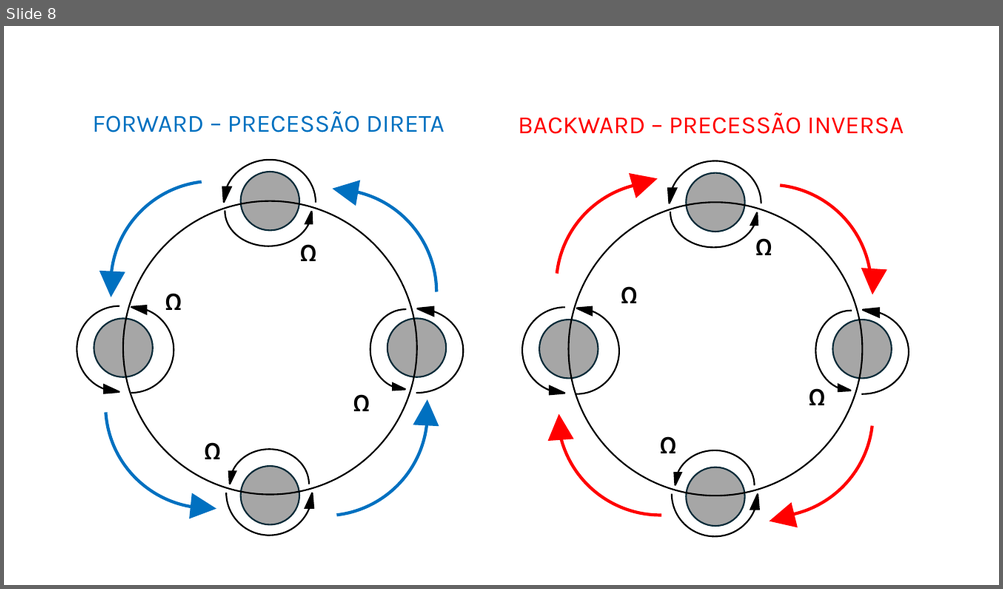
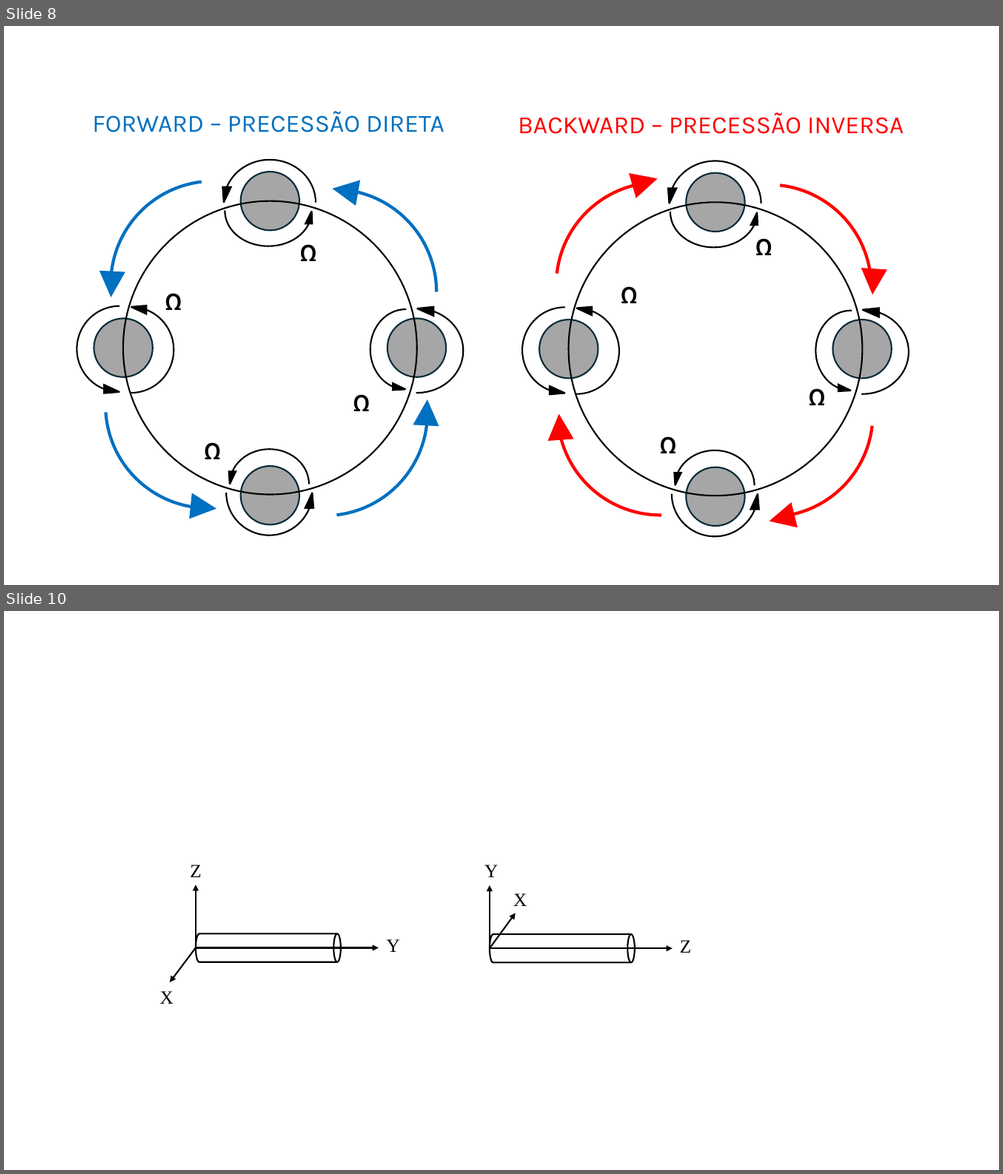
Before and after one commit to murilloabs/Master_Dissertation, a slide deck: DISSERTACAO/figuras/figures.pptx. Shown one above the other, each under a label of ours: slide 8 before the commit, slides 8 and 10 after it; the slides between them are not shown. The pictures are 1003x589 and 1003x1174 pixels, drawn with LibreOffice and Linux fonts; fonts in the diff are those of the drawing. Boxes give left, top, right and bottom in pixels: in the first picture for what was removed or moved away, otherwise in the second. Text is boxed around its words. In the diff, an @@ line names an element or a change of style, - is before the commit and + after.

```diff
--- a/DISSERTACAO/figuras/figures.pptx
+++ b/DISSERTACAO/figuras/figures.pptx
@@ slide 10 added at <box>4,611,999,1170</box>, background #FFFFFF @@
@@ group added at <box>160,865,400,1004</box>: 3 arrows, 3 texts, 1 cylinder @@
+Y
+X
+Z
@@ group added at <box>484,865,691,963</box>: 3 arrows, 3 texts, 1 cylinder @@
+Y
+X
+Z
```
Also in this commit, not shown: 1 slide changed, 7 other files.
